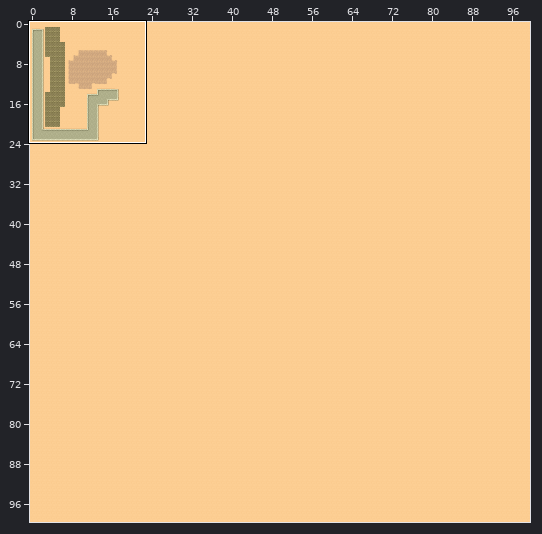
Tiled map (JSON) -- Cells/bin/data/Map/map1.json. Above: a wide view before the commit, with the close-up outlined.
Close-up. The starting point:
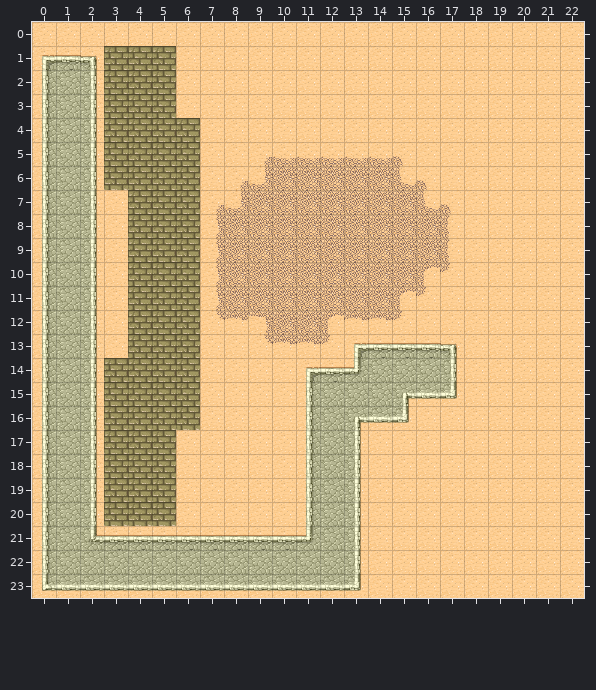
Cells are 32x32 px. Shown: x 0..22, y 0..23.
Now the later version:
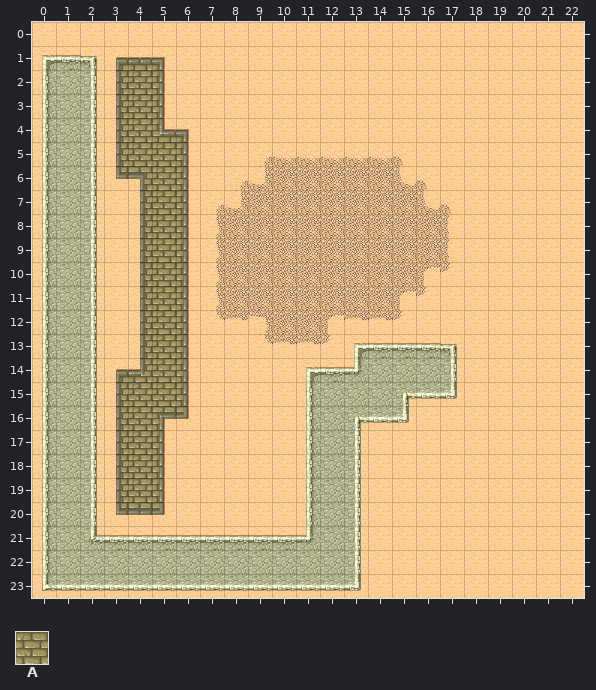
Key: from "Desert": A 9.
_ is an empty cell, . an unchanged one.
Change:
--- layer "Collisions" (now hidden)
@@ x 3..6 @@
- 1 AAA.
- 2 A.A.
- 3 A.A.
- 4 A.AA
- 5 A..A
- 6 AA.A
- 7 .A.A
- 8 .A.A
- 9 .A.A
-10 .A.A
-11 .A.A
-12 .A.A
-13 .A.A
-14 AA.A
-15 A..A
-16 A.AA
-17 A.A.
-18 A.A.
-19 A.A.
-20 AAA.
+ 1 ___.
+ 2 _._.
+ 3 _._.
+ 4 _.__
+ 5 _.._
+ 6 __._
+ 7 ._._
+ 8 ._._
+ 9 ._._
+10 ._._
+11 ._._
+12 ._._
+13 ._._
+14 __._
+15 _.._
+16 _.__
+17 _._.
+18 _._.
+19 _._.
+20 ___.
